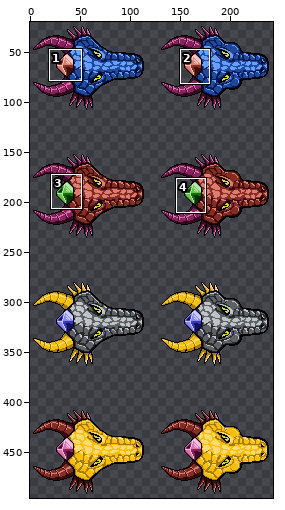
A sprite sheet gets an edit: src/assets/images/dragon.png. Above: a wide view before the commit, with the close-up outlined.
Close-up. First the earlier version:
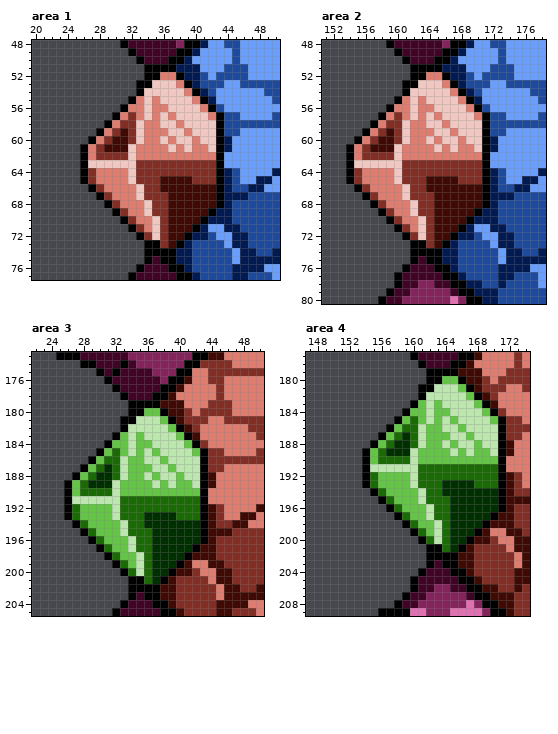
The file is 256x512 pixels. Shown: area 1: x 20..50, y 48..77; area 2: x 151..178, y 48..80; area 3: x 22..50, y 173..205; area 4: x 147..174, y 177..209. The wide view leaves out empty margins. The commit also changed other parts of the picture, which this record leaves out.
Once edited:
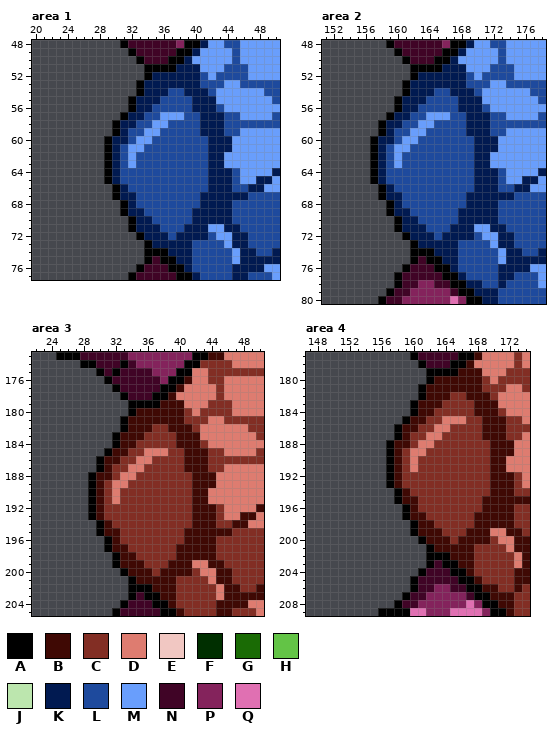
Palette (. is transparent): A #000000  B #3f0904  C #822e24  D #de7c70  E #f1c7c2  F #002f00  G #1a6b05  H #63c446  J #bce6ae  K #011a51  L #1e4a9d  M #699efc  N #400426  P #84235c  Q #e070b2
Change:
Changed rows in their new state; - is an unchanged pixel.
Area 1:
first column x 26:
52 ---------KKKK-----
53 --------KKKKKK----
54 --------KKKLLKK---
55 -------KKKLLLLKK--
56 -----.AKKLLLLLKKK-
57 ----.AKKLLMMMLLKKK
58 ---.AKKLLMMLLLLKKK
59 --..AKLLMMLLLLLKKK
60 -..AKKLMMLLLLLLLKK
61 ...AKLMMLLLLLLLLKK
62 ...AKLMLLLLLLLLLKK
63 ...AKLMLLLLLLLLLKK
64 ...AKLLLLLLLLLLLKK
65 ...AKLLLLLLLLLLLKK
66 -...AKLLLLLLLLLLKK
67 --..AKKLLLLLLLLKKK
68 ---..AKLLLLLLLLKKK
69 ----.AKKLLLLLLKKK-
70 -----.AKKLLLLLKK--
71 -------KKKLLLKK---
72 --------KKKLKK----
73 ---------KKKK-----
74 -----------K------
Area 2:
first column x 154:
52 ---------KKKK-----
53 --------KKKKKK----
54 --------KKKLLKK---
55 -------KKKLLLLKK--
56 -----.AKKLLLLLKKK-
57 ----.AKKLLMMMLLKKK
58 ---.AKKLLMMLLLLKKK
59 --..AKLLMMLLLLLKKK
60 -..AKKLMMLLLLLLLKK
61 ...AKLMMLLLLLLLLKK
62 ...AKLMLLLLLLLLLKK
63 ...AKLMLLLLLLLLLKK
64 ...AKLLLLLLLLLLLKK
65 ...AKLLLLLLLLLLLKK
66 -...AKLLLLLLLLLLKK
67 --..AKKLLLLLLLLKKK
68 ---..AKLLLLLLLLKKK
69 ----.AKKLLLLLLKKK-
70 -----.AKKLLLLLKK--
71 -------KKKLLLKK---
72 --------KKKLKK----
73 ---------KKKK-----
74 -----------K------
Area 3:
first column x 26:
180 ---------BBBB-----
181 --------BBBBBB----
182 --------BBBCCBB---
183 -------BBBCCCCBB--
184 -----.ABBCCCCCBBB-
185 ----.ABBCCDDDCCBBB
186 ---.ABBCCDDCCCCBBB
187 --..ABCCDDCCCCCBBB
188 -..ABBCDDCCCCCCCBB
189 ...ABCDDCCCCCCCCBB
190 ...ABCDCCCCCCCCCBB
191 ...ABCDCCCCCCCCCBB
192 ...ABCCCCCCCCCCCBB
193 ...ABCCCCCCCCCCCBB
194 -...ABCCCCCCCCCCBB
195 --..ABBCCCCCCCCBBB
196 ---..ABCCCCCCCCBBB
197 ----.ABBCCCCCCBBB-
198 -----.ABBCCCCCBB--
199 -------BBBCCCBB---
200 --------BBBCBB----
201 ---------BBBB-----
202 -----------B------
Area 4:
first column x 154:
180 ---------BBBB-----
181 --------BBBBBB----
182 --------BBBCCBB---
183 -------BBBCCCCBB--
184 -----.ABBCCCCCBBB-
185 ----.ABBCCDDDCCBBB
186 ---.ABBCCDDCCCCBBB
187 --..ABCCDDCCCCCBBB
188 -..ABBCDDCCCCCCCBB
189 ...ABCDDCCCCCCCCBB
190 ...ABCDCCCCCCCCCBB
191 ...ABCDCCCCCCCCCBB
192 ...ABCCCCCCCCCCCBB
193 ...ABCCCCCCCCCCCBB
194 -...ABCCCCCCCCCCBB
195 --..ABBCCCCCCCCBBB
196 ---..ABCCCCCCCCBBB
197 ----.ABBCCCCCCBBB-
198 -----.ABBCCCCCBB--
199 -------BBBCCCBB---
200 --------BBBCBB----
201 ---------BBBB-----
202 -----------B------
Changed places in both close-ups, as pixel boxes (x1, y1, x2, y2):
changed: (80, 72, 224, 256)
changed: (346, 72, 490, 256)
changed: (64, 408, 208, 592)
changed: (362, 376, 506, 560)
